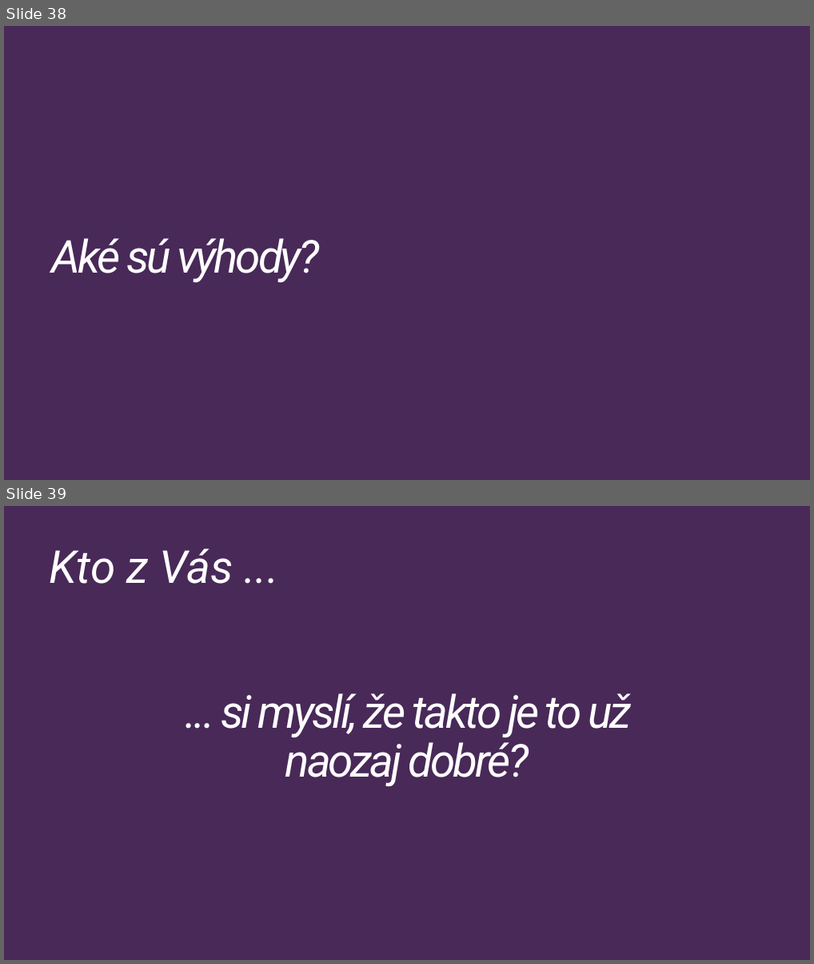
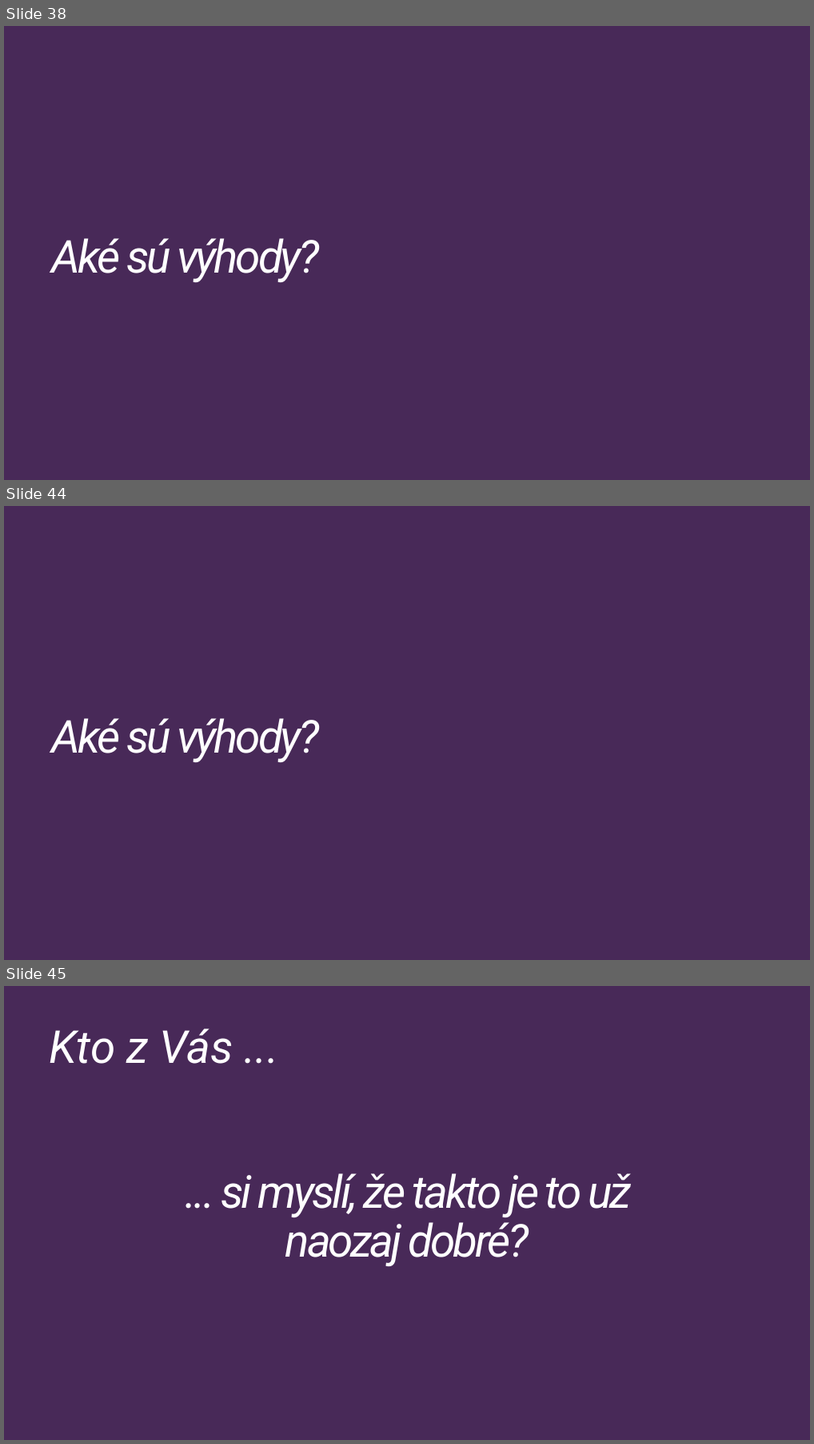
Before and after one commit to Burgyn/SOLID-Principles, a slide deck: SOLIDPrinciples.pptx. Shown one above the other, each under a label of ours: slides 38 and 39 before the commit, slides 38, 44 and 45 after it; the slides between them are not shown. The pictures are 814x964 and 814x1444 pixels, drawn with LibreOffice and Linux fonts; fonts in the diff are those of the drawing. Boxes give left, top, right and bottom in pixels: in the first picture for what was removed or moved away, otherwise in the second. Text is boxed around its words. In the diff, an @@ line names an element or a change of style, - is before the commit and + after.

```diff
--- a/SOLIDPrinciples.pptx
+++ b/SOLIDPrinciples.pptx
@@ slide 44 added at <box>4,506,810,960</box>, background #482958 @@
@@ title added at <box>52,718,319,763</box>, 54 pt, text #FFFFFF, italic @@
+Aké sú výhody?
@@ what was slide 39 is now slide 45 @@
```
Also in this commit, not shown: 5 other slides added.
